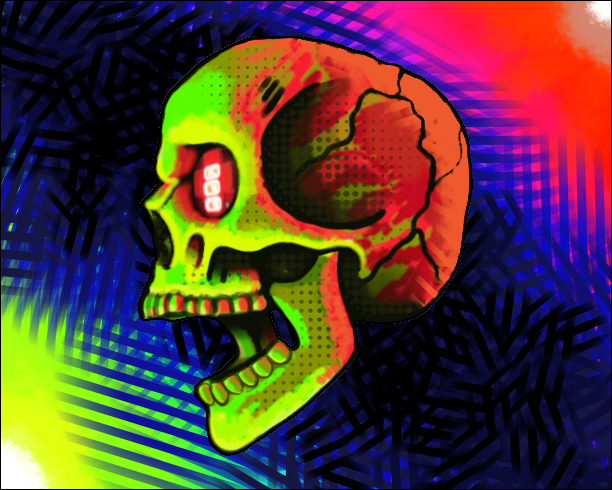
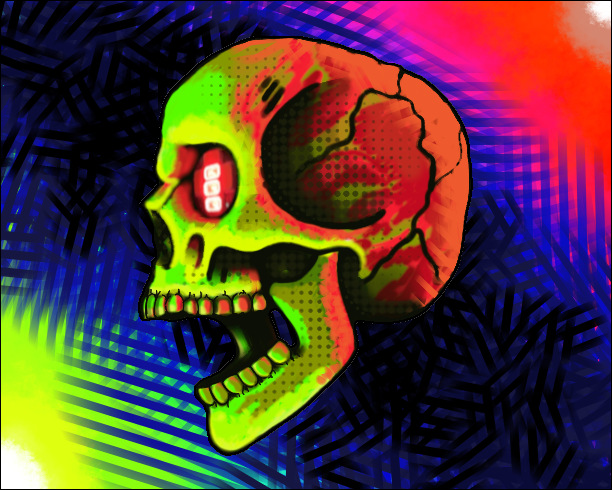
Layered file, before and after one edit (612px x 490px). Changes by layer:
removed layer "Paint Layer 2(pasted)" over box(141, 288, 308, 410)
painted on "background" over box(141, 288, 308, 410)
